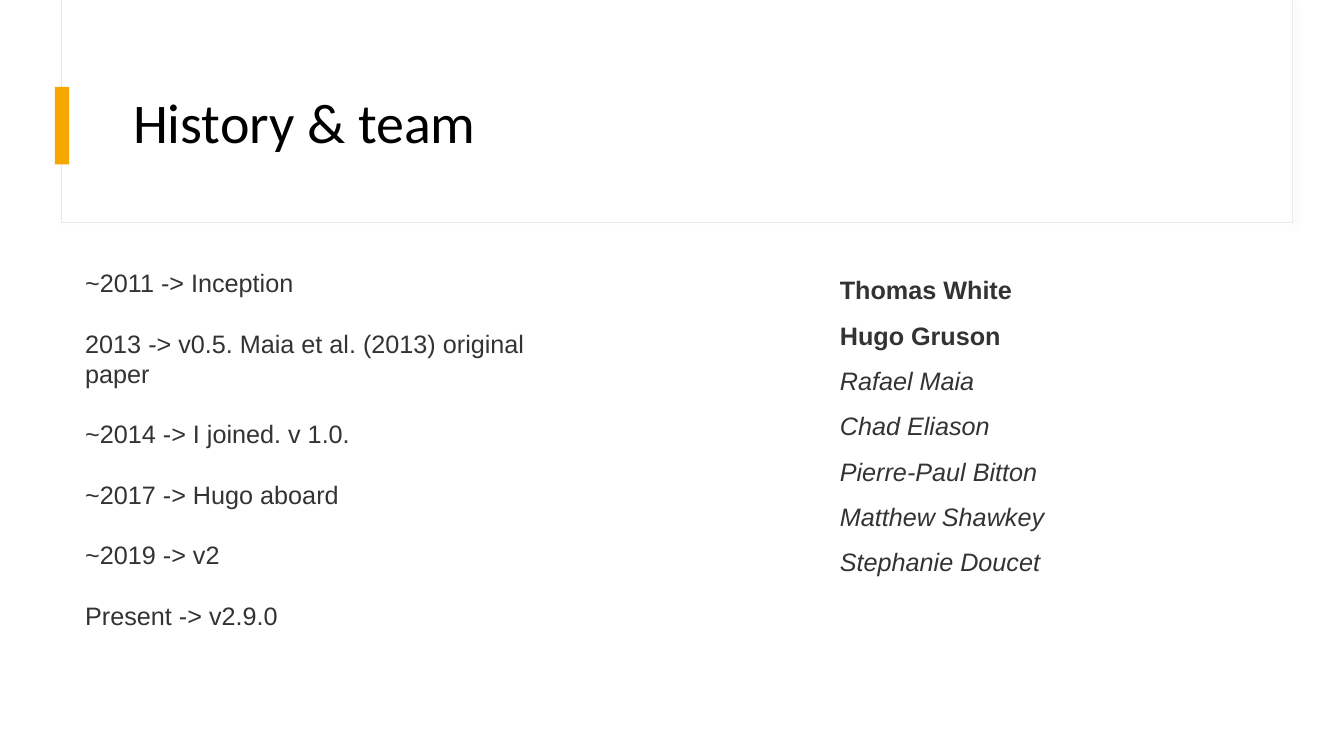
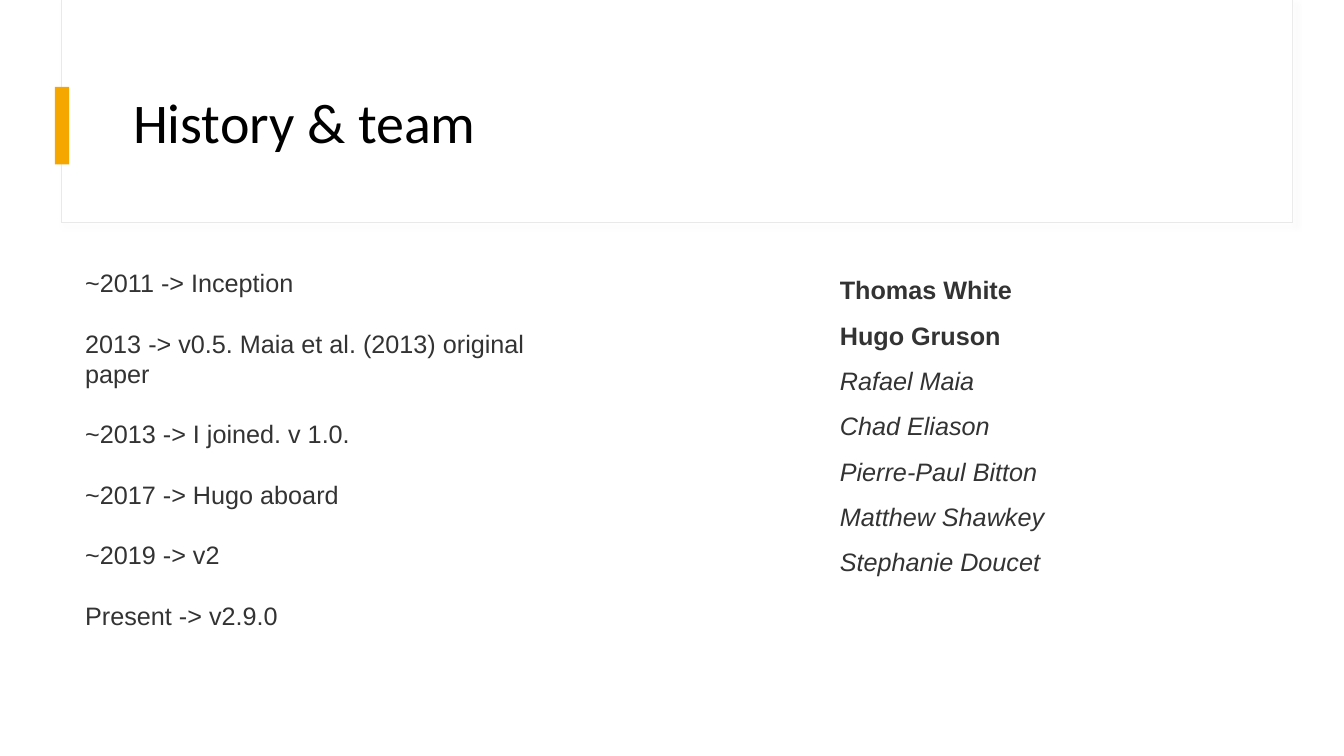
Before and after one commit to thomased/pavo_workshop, a slide deck: slide 3 of slides/intro_pavo.pptx. Drawn at 1344x756 pixels with LibreOffice and Linux fonts; fonts in the diff are those of the drawing. Boxes give left, top, right and bottom in pixels: in the first picture for what was removed or moved away, otherwise in the second. Text is boxed around its words. In the diff, an @@ line names an element or a change of style, - is before the commit and + after.

```diff
--- a/slides/intro_pavo.pptx
+++ b/slides/intro_pavo.pptx
@@ text at <box>85,424,350,449</box>: text changed @@
-~2014 -> I joined. v 1.0.
+~2013 -> I joined. v 1.0.
```
Also in this commit, not shown: 5 other slides changed, 7 slides added, 2 slides removed, 2 other files.
